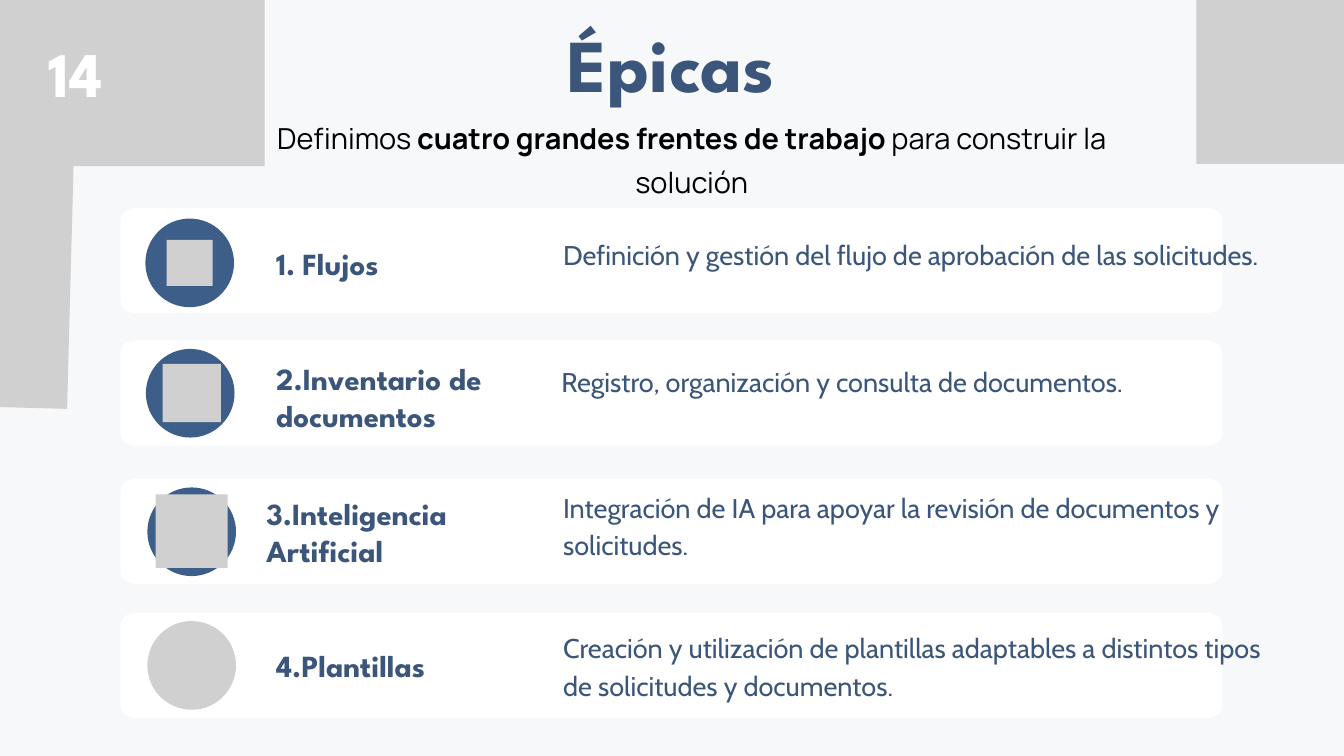
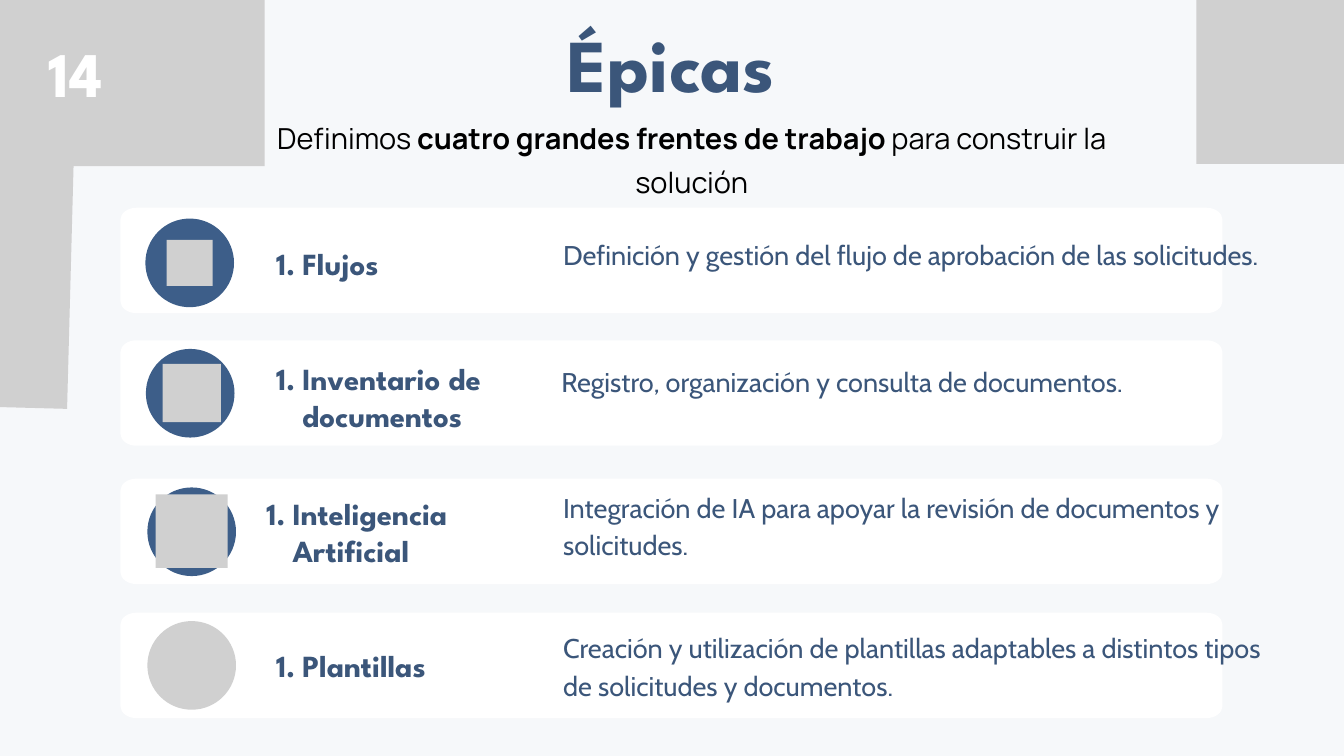
Before and after one commit to kesotof/Capstone_Equipo_6, a slide deck: slide 14 of Fase 2/Evidencias Proyecto/Presentacion Proyecto.pptx. Drawn at 1344x756 pixels with LibreOffice and Linux fonts; fonts in the diff are those of the drawing; grey boxes stand for pictures. Boxes give left, top, right and bottom in pixels: in the first picture for what was removed or moved away, otherwise in the second. Text is boxed around its words. In the diff, an @@ line names an element or a change of style, - is before the commit and + after.

```diff
--- a/Fase 2/Evidencias Proyecto/Presentacion Proyecto.pptx
+++ b/Fase 2/Evidencias Proyecto/Presentacion Proyecto.pptx
@@ text at (302, 369, 481, 428): text changed @@
-  2.Inventario de documentos
+  1. Inventario de documentos
@@ text at (293, 504, 448, 563): text changed @@
-  3.Inteligencia Artificial
+  1. Inteligencia Artificial
@@ text at (302, 656, 425, 678): text changed @@
-  4.Plantillas
+  1. Plantillas
```
Also in this commit, not shown: 13 other slides changed, 11 slides added, 4 slides removed, 1 other file.
